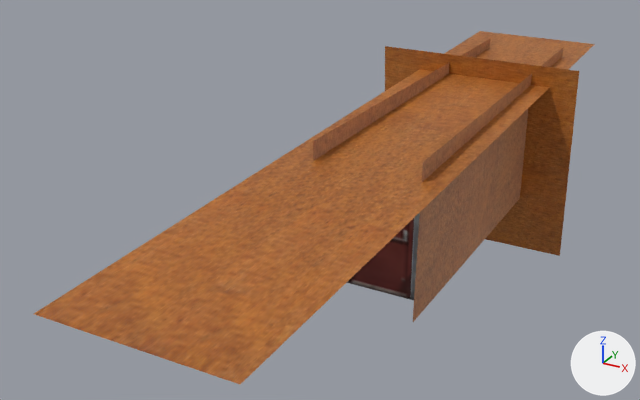
Two versions of the glTF model 3d/scene/Bedroom.glb, one commit apart.
Both versions are drawn from a camera (50 mm lens) standing at (4.11, -10.58, 5.26) and looking at (-0.94, -1.39, 0.66). The axes (+X, +Y, +Z) are drawn at lower right. The lights are the same throughout. Where no turn or scale is listed for an object, it has been applied to the vertices.
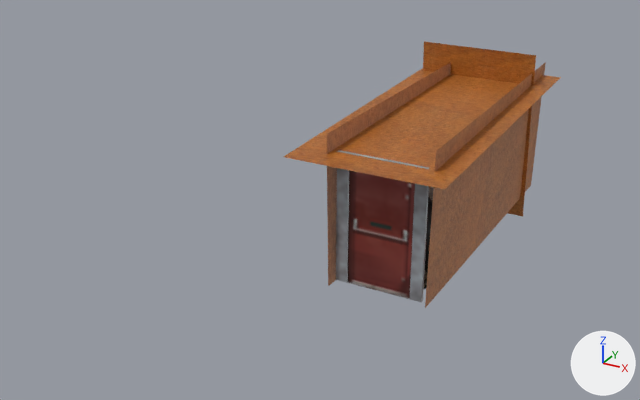
Location of each change, (x1, y1, x2, y2) in pixels of the pictures (640 x 400 px):
'Plane.001', moved, rescaled (51% narrower, 66% shorter)
    before: (34, 31, 595, 384)
    after: (284, 68, 561, 189)
'Plane.004', moved, rescaled (42% narrower, 17% shorter)
    before: (385, 46, 579, 256)
    after: (423, 42, 536, 216)
'Plane.002', moved, rescaled (20% narrower, 11% shorter)
    before: (413, 47, 564, 322)
    after: (425, 62, 546, 308)
'door_typeA.001', added
    after: (336, 151, 429, 302)
    faces in mat_doors (picture img_doors): (348, 170, 415, 298)
    faces in mat_metal (picture img_metal): (336, 151, 429, 302)
'Plane.003', moved, rescaled
    before: (313, 39, 490, 161)
    after: (327, 62, 451, 286)
'door_typeA', unchanged, covered by the edit
    before: (347, 213, 420, 300)
    after: (338, 150, 430, 299)

What the commit changed:
Mesh me_mesh_door_typea_001 is new.
It has 16 vertices, 26 faces and spans x -0.199..0.199, y -0.025..0.025, z 0.0..0.628.
Faces by material slot: [2, 24].
It uses material mat_doors (picture img_doors).
It uses material mat_metal (picture img_metal).
Object 'Plane.001' (ob_plane_001) moves from (0.09, -0.93, 1.62) to (0.09, -0.03, 1.62).
Object 'Plane.001' (ob_plane_001) is rescaled from (-1.0, -5.33, -1.0) to (-1.0, -2.32, -1.0).
Object 'Plane.002' (ob_plane_002) moves from (0.81, 0.54, 0.83) to (0.81, 0.22, 0.83).
Object 'Plane.002' (ob_plane_002) is rescaled from (1.0, 2.86, 1.0) to (1.0, 2.16, 1.0).
Object 'Plane.003' (ob_plane_003) moves from (-0.44, 0.54, 0.83) to (-0.44, 0.06, 0.83).
Object 'Plane.003' (ob_plane_003) is rescaled from (1.0, 2.86, 1.0) to (1.0, 2.09, 1.0).
Object 'Plane.004' (ob_plane_004) moves from (0.0, 1.76, 0.47) to (0.0, 1.76, 0.81).
Object 'Plane.004' (ob_plane_004) is rescaled from (1.48, 1.48, 1.48) to (0.854, 1.29, 1.48).
Object 'door_typeA.001' (ob_door_typea_001) is new; it shows me_mesh_door_typea_001.
Its location is (0.15, -1.88, -0.12).
Its rotation in degrees is (180, 0, -0.3).
Its scale is (-2.9, -1.0, -2.73).
